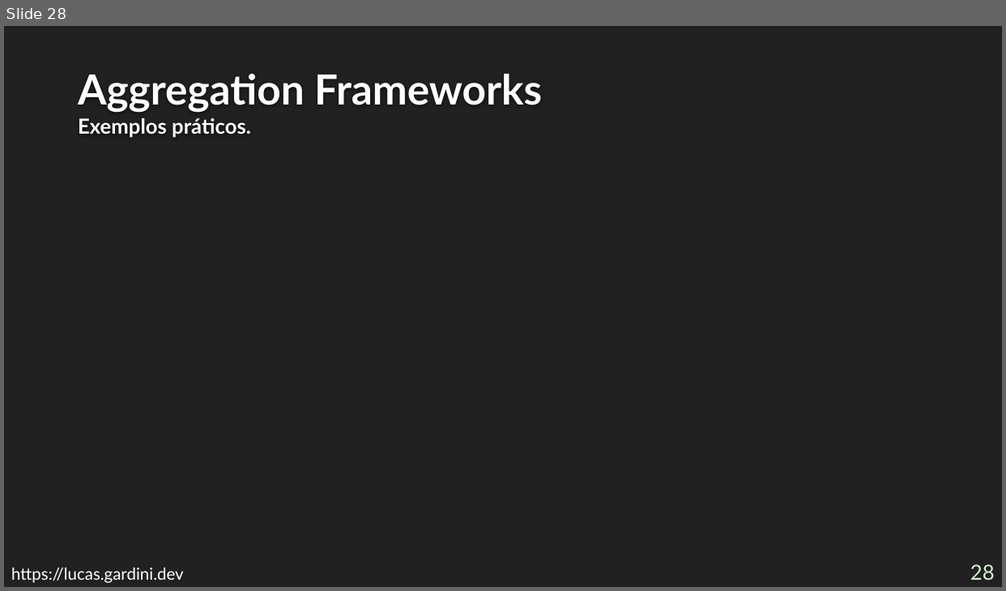
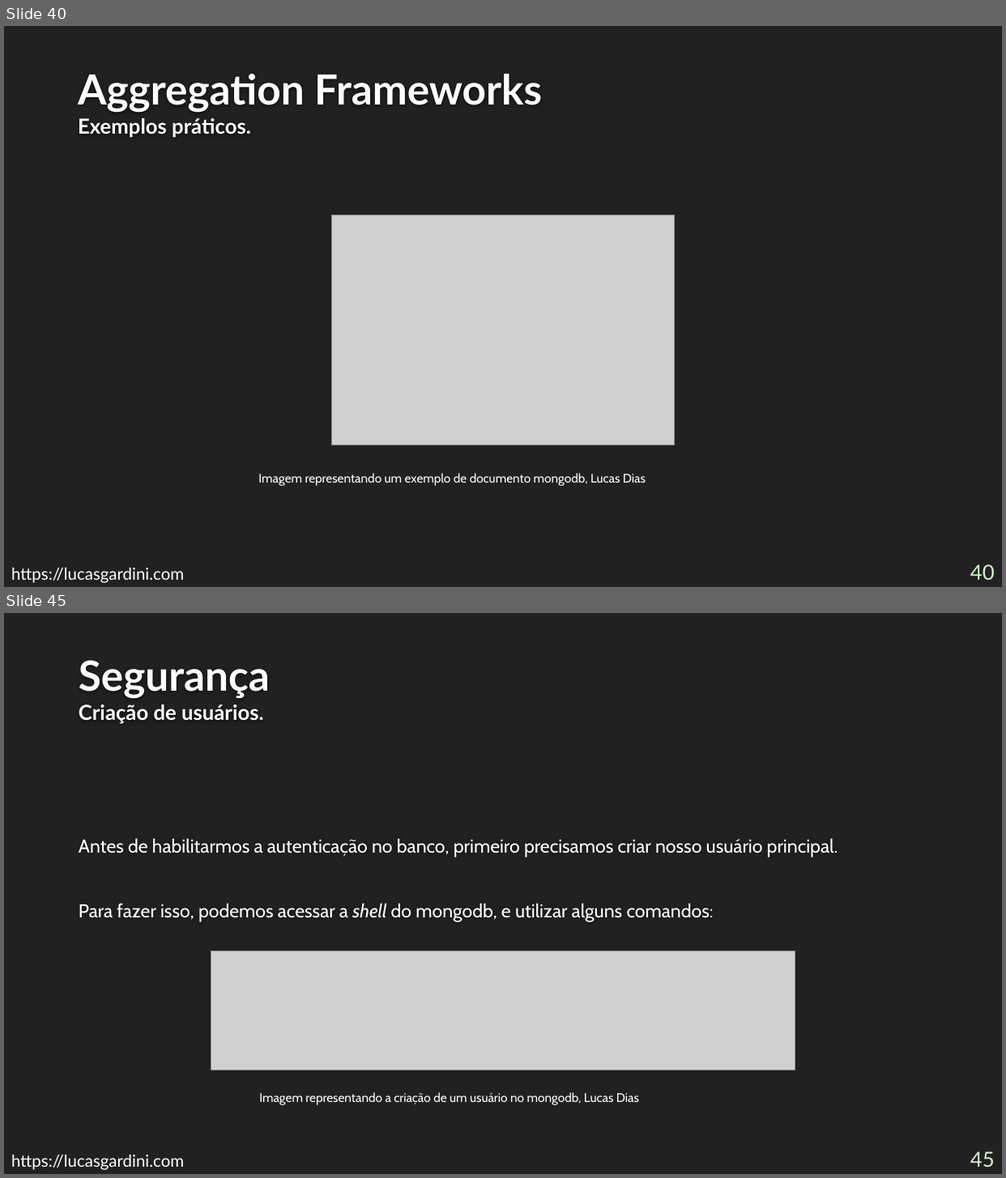
Before and after one commit to Lucas-Gardini/IFSP-ADS-BD2, a slide deck: mongodb/minicurso-mongodb.pptx. Shown one above the other, each under a label of ours: slide 28 before the commit, slides 40 and 45 after it; the slides between them are not shown. The pictures are 1006x591 and 1006x1178 pixels, drawn with LibreOffice and Linux fonts; fonts in the diff are those of the drawing; grey boxes stand for pictures; background and template pictures are left out. Boxes give left, top, right and bottom in pixels: in the first picture for what was removed or moved away, otherwise in the second. Text is boxed around its words. In the diff, an @@ line names an element or a change of style, - is before the commit and + after.

```diff
--- a/mongodb/minicurso-mongodb.pptx
+++ b/mongodb/minicurso-mongodb.pptx
@@ slide 45 added at [4,613,1002,1174], background #212121 @@
@@ title added at [79,660,270,724], 20 pt, text #FEFEFE, bold @@
+Segurança
+Criação de usuários.
@@ text added at [79,838,838,922], 18 pt, text #FFFFFF @@
+Antes de habilitarmos a autenticação no banco, primeiro precisamos criar nosso usuário principal.
+Para fazer isso, podemos acessar a shell do mongodb, e utilizar alguns comandos:
@@ picture added at [211,952,795,1071] @@
@@ text added at [259,1093,639,1105], 12 pt, text #FFFFFF @@
+Imagem representando a criação de um usuário no mongodb, Lucas Dias
@@ text added at [11,1155,184,1170], 16 pt, text #FFFFFF @@
+https://lucasgardini.com
@@ page number added at [970,1152,995,1167], 20 pt, text #D6F0D1 @@
+45
@@ what was slide 28 is now slide 40 @@
@@ slide 40 changed as well @@
@@ picture added at [331,216,674,446] @@
@@ text added at [258,473,646,486], 12 pt, text #FFFFFF @@
+Imagem representando um exemplo de documento mongodb, Lucas Dias
@@ text at [11,568,184,583]: text changed @@
-https://lucas.gardini.dev
+https://lucasgardini.com
@@ page number at [970,565,995,580]: text changed @@
-28
+40
```
Also in this commit, not shown: 31 other slides changed, 18 other slides added, 5 slides removed.
